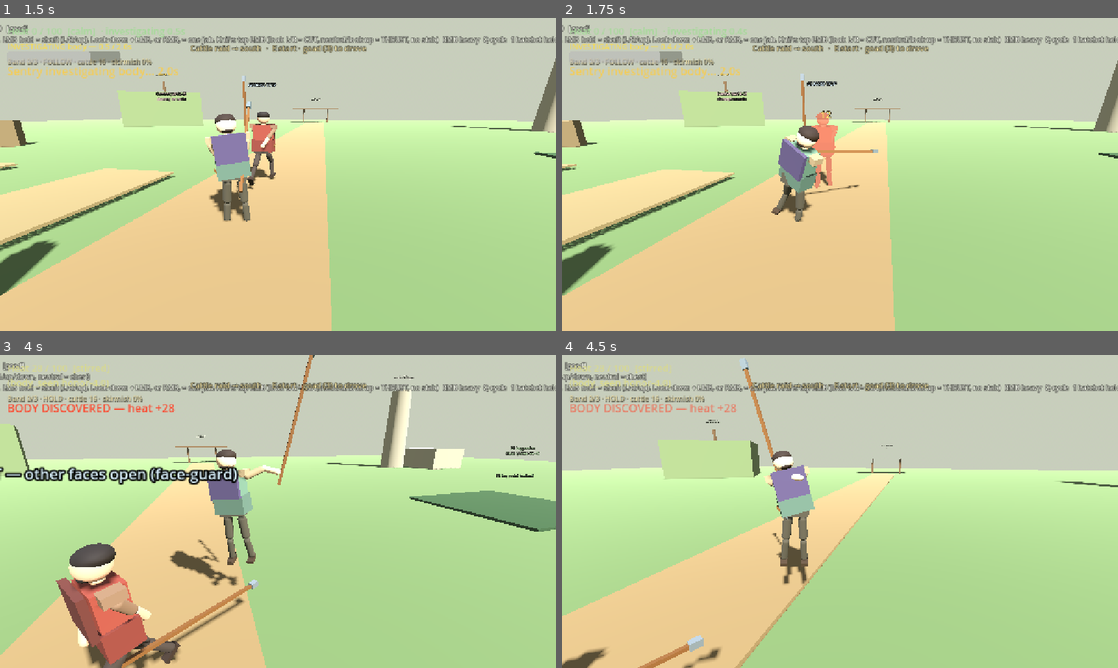
Above: before the commit, frames 1-4 (two rows, left to right).
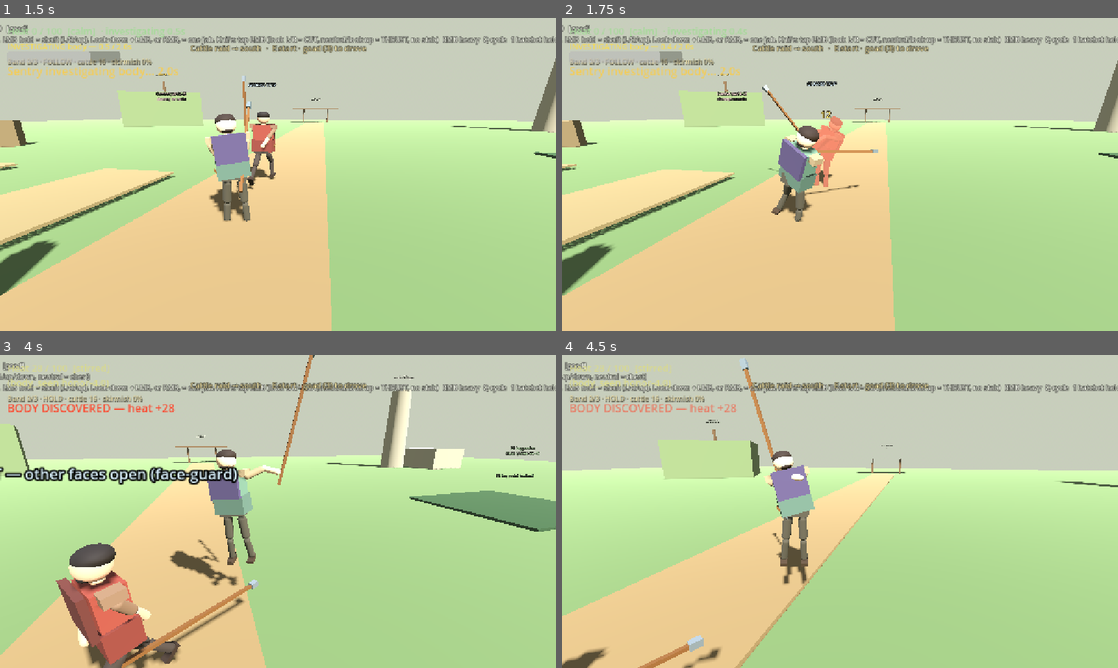
Above: after the commit, the same moments.

Repository: fortins4/devPlayground
Game: Godot game, scene res://scenes/main/main.tscn
Same seed, same stepped clock (60 frames per second), same inputs: the game is played once before the commit and once after it.
Inputs (mouse positions are in pixels of both pictures, inside the frame that each line leads up to):
- Up to frame 1 (1.5 s): tap Enter at 0.5 s; move the mouse to (305, 174) at 0.52 s; hold Right mouse button (attack_heavy) 0.53-1.28 s; hold W (move_forward) from 0.53 s (still down); click (305, 174) at 0.67 s; tap Space (jump) at 0.77 s; move the mouse to (250, 174) at 1.27 s; click (250, 174) at 1.35 s
- Up to frame 2 (1.75 s): keep holding W (move_forward); tap Space (jump) at 1.52 s
- Up to frame 3 (4 s): keep holding W (move_forward); move the mouse to (289, 505) at 2.02 s; hold H (band_toggle) 2.03-2.78 s; move the mouse to (272, 517) at 2.77 s; tap Ctrl (crouch) at 2.85 s; click (272, 517) at 2.92 s; tap Space (jump) at 3.02, 3.77 s; move the mouse to (316, 514) at 3.52 s; hold Q (cycle_weapon) from 3.53 s (still down)
- Up to frame 4 (4.5 s): keep holding W (move_forward); move the mouse to (795, 508) at 4.27 s; release Q (cycle_weapon) at 4.28 s; tap E (interact) at 4.35 s

Frame 1 is identical in both runs. In frame 2, 0.6% of the frame differs, in the area x 36-51%, y 17-55%; in frame 3, less than 0.1%; in frame 4, nothing differs.

Commit message:
feat(combat): flinch the sparring foe on a landed hit

Diff:
--- a/scripts/characters/npcs/dummy_fighter.gd
+++ b/scripts/characters/npcs/dummy_fighter.gd
@@ -16,6 +16,10 @@
 const COUNTER_TELEGRAPH_TIME := 0.38
 const STAGGER_TIME := 0.35
 const GUARD_SWITCH_SECS := 2.75
+## Same short flinch as Cian. Not a knockdown, not a second reaction.
+const HURT_FLINCH_IN_SEC := 0.10
+const HURT_FLINCH_HOLD_SEC := 0.12
+const HURT_FLINCH_OUT_SEC := 0.16
 
 enum State { IDLE, CHASE, TELEGRAPH, RECOVER, STAGGER }
 
@@ -47,6 +51,9 @@
 ## Goad jab pose. Contact while the swing is live, windup during the telegraph.
 var _jab_phase: StringName = &""
 var _jab_weapon_euler: Vector3 = Vector3.ZERO
+var _pose_root_drop: float = 0.0
+var _hurt_reacting: bool = false
+var _flinch_tween: Tween
 
 
 func _ready() -> void:
@@ -180,8 +187,17 @@
 	_tick_locomotion(delta)
 
 
+func is_hurt_flinching() -> bool:
+	return _hurt_reacting
+
+
 func _tick_locomotion(delta: float) -> void:
 	if locomotion == null:
+		return
+	if _hurt_reacting:
+		# Hold the flinch. A jab restage or a walk cycle would wipe it.
+		locomotion.tick(delta, 0.0, false, false, true, Vector3.ZERO)
+		_sync_goad_to_hand()
 		return
 	var jab_live := _jab_live()
 	if jab_live:
@@ -198,6 +214,8 @@
 
 
 func _begin_telegraph(kind: StringName, is_counter: bool) -> void:
+	if _hurt_reacting:
+		return
 	if combat == null or combat.is_dead or combat.is_attacking:
 		return
 	if _state == State.TELEGRAPH or _state == State.STAGGER:
@@ -242,10 +260,17 @@
 	_is_counter = false
 
 
-func _on_damage_taken(_amount: float, from: Node) -> void:
+func _on_damage_taken(amount: float, from: Node) -> void:
 	# Hit during telegraph cancels the swing — player can interrupt by pressing.
-	if _state == State.TELEGRAPH:
+	var interrupted := _state == State.TELEGRAPH
+	if interrupted:
 		_cancel_telegraph_stagger()
+	# A hit that gets through plays Cian's short flinch. Damage 0 never arrives here.
+	# A killing blow keeps the existing fall. The flinch is the reaction, not a counter.
+	if amount > 0.0 and combat != null and combat.health > 0.0:
+		if _play_hurt_flinch():
+			return
+	if interrupted:
 		return
 	# Reactive weak counter if close enough and off cooldown.
 	if _counter_cd > 0.0 or combat == null or combat.is_dead:
@@ -392,6 +417,74 @@
 		_guard_hint.text = "GUARD %s — other faces open (face-guard)" % name
 
 
+func _play_hurt_flinch() -> bool:
+	## Landed hit. Same pose, blend, and 0.10 / 0.12 / 0.16 timing as Cian.
+	## Whole body, feet stay under him, goad stays in the hand, shaft off the face.
+	if combat == null or locomotion == null or combat.is_dead:
+		return false
+	if combat.current_weapon != CombatSystem.Weapon.GOAD:
+		return false
+	_jab_phase = &""
+	var pose_idle: Dictionary = ToolStrikePoses.tool_idle_pose(CombatSystem.Weapon.GOAD)
+	var pose_hurt: Dictionary = ToolStrikePoses.tool_hurt_flinch_pose(CombatSystem.Weapon.GOAD)
+	var start_pose: Dictionary = _current_goad_pose(pose_idle)
+	if _flinch_tween and _flinch_tween.is_valid():
+		_flinch_tween.kill()
+	_hurt_reacting = true
+	_flinch_tween = create_tween()
+	_flinch_tween.tween_method(_blend_hurt_flinch.bind(start_pose, pose_hurt, false), 0.0, 1.0, HURT_FLINCH_IN_SEC).set_trans(Tween.TRANS_QUAD).set_ease(Tween.EASE_OUT)
+	_flinch_tween.tween_interval(HURT_FLINCH_HOLD_SEC)
+	_flinch_tween.tween_method(_blend_hurt_flinch.bind(pose_hurt, pose_idle, true), 0.0, 1.0, HURT_FLINCH_OUT_SEC).set_trans(Tween.TRANS_SINE).set_ease(Tween.EASE_IN_OUT)
+	_flinch_tween.tween_callback(_finish_hurt_flinch)
+	return true
+
+
+func _blend_hurt_flinch(t: float, from_pose: Dictionary, to_pose: Dictionary, use_slerp: bool) -> void:
+	_apply_goad_pose(ToolStrikePoses.tool_goad_flinch_blend(from_pose, to_pose, t, use_slerp))
+
+
+func _finish_hurt_flinch() -> void:
+	_hurt_reacting = false
+	if combat == null or locomotion == null or combat.is_dead:
+		return
+	_apply_goad_pose(ToolStrikePoses.tool_idle_pose(CombatSystem.Weapon.GOAD))
+
+
+func _current_goad_pose(fallback: Dictionary) -> Dictionary:
+	var pose := {}
+	for k in fallback.keys():
+		var key := String(k)
+		if key == "root_drop":
+			pose[k] = _pose_root_drop
+		elif key == "weapon":
+			pose[k] = _jab_weapon_euler
+		elif locomotion and locomotion.has_combat_additive(key):
+			pose[k] = locomotion.get_combat_additive(key)
+		else:
+			pose[k] = fallback[k]
+	pose["root_drop"] = _pose_root_drop
+	return pose
+
+
+func _apply_goad_pose(pose: Dictionary) -> void:
+	if locomotion == null:
+		return
+	var drop := 0.0
+	if pose.has("root_drop"):
+		drop = float(pose["root_drop"])
+	_pose_root_drop = drop
+	locomotion.set_root_drop(drop)
+	for k in pose.keys():
+		var key := String(k)
+		if key == "weapon":
+			_jab_weapon_euler = pose[k]
+			continue
+		if key == "root_drop" or key == "grip_slide":
+			continue
+		locomotion.set_combat_additive(key, pose[k])
+	_sync_goad_to_hand()
+
+
 func pose_goad_jab(phase: StringName) -> void:
 	## Uncharged point. Same body table as the player's jab. Not a heavy swing.
 	_jab_phase = phase
--- /dev/null
+++ b/tools/capture_goad_foe_flinch_screenshots.gd
@@ -0,0 +1,175 @@
+extends SceneTree
+## One landed hit on the sparring foe, then his ready pose.
+## xvfb + x11/opengl3. Do not run bare --headless (SubViewport stays blank).
+
+const ToolStrikePoses := preload("res://systems/combat/tool_strike_poses.gd")
+const _Loco := preload("res://scripts/characters/shared/kerne_locomotion.gd")
+
+
+func _initialize() -> void:
+	_run_capture()
+
+
+func _run_capture() -> void:
+	var out_dir := "/workspace/riocht-builds/screenshots/goad-foe-flinch"
+	DirAccess.make_dir_recursive_absolute(out_dir)
+
+	var vp := SubViewport.new()
+	vp.size = Vector2i(1280, 720)
+	vp.render_target_update_mode = SubViewport.UPDATE_ALWAYS
+	vp.transparent_bg = false
+	root.add_child(vp)
+
+	var world := Node3D.new()
+	world.name = "FoeFlinch"
+	vp.add_child(world)
+
+	var env := WorldEnvironment.new()
+	var environment := Environment.new()
+	environment.background_mode = Environment.BG_COLOR
+	environment.background_color = Color(0.45, 0.55, 0.62)
+	environment.ambient_light_source = Environment.AMBIENT_SOURCE_COLOR
+	environment.ambient_light_color = Color(0.93, 0.93, 0.96)
+	environment.ambient_light_energy = 1.15
+	env.environment = environment
+	world.add_child(env)
+
+	var light := DirectionalLight3D.new()
+	light.light_energy = 1.35
+	light.rotation_degrees = Vector3(-48.0, 36.0, 0.0)
+	world.add_child(light)
+	var fill := DirectionalLight3D.new()
+	fill.light_energy = 0.5
+	fill.rotation_degrees = Vector3(-16.0, -100.0, 0.0)
+	world.add_child(fill)
+
+	var ground := MeshInstance3D.new()
+	var plane := PlaneMesh.new()
+	plane.size = Vector2(24, 24)
+	ground.mesh = plane
+	var gmat := StandardMaterial3D.new()
+	gmat.albedo_color = Color(0.28, 0.36, 0.24)
+	ground.material_override = gmat
+	world.add_child(ground)
+
+	var floor_body := StaticBody3D.new()
+	var floor_shape := CollisionShape3D.new()
+	var box := BoxShape3D.new()
+	box.size = Vector3(24, 0.4, 24)
+	floor_shape.shape = box
+	floor_shape.position = Vector3(0, -0.2, 0)
+	floor_body.add_child(floor_shape)
+	world.add_child(floor_body)
+
+	var foe_packed := load("res://scenes/characters/npcs/dummy_fighter.tscn") as PackedScene
+	var foe := foe_packed.instantiate() as CharacterBody3D
+	world.add_child(foe)
+	foe.global_position = Vector3.ZERO
+	foe.velocity = Vector3.ZERO
+	foe.set_physics_process(false)
+	foe.set_process(false)
+	foe.process_mode = Node.PROCESS_MODE_DISABLED
+
+	var cam := Camera3D.new()
+	cam.fov = 36.0
+	world.add_child(cam)
+	var eye := Vector3(1.15, 1.28, -3.35)
+	var look := Vector3(0.05, 1.15, 0.0)
+	cam.look_at_from_position(eye, look, Vector3.UP)
+	cam.current = true
+
+	var hud := CanvasLayer.new()
+	vp.add_child(hud)
+	var panel := ColorRect.new()
+	panel.color = Color(0.08, 0.09, 0.1, 0.78)
+	panel.position = Vector2(24, 16)
+	panel.size = Vector2(1180, 64)
+	hud.add_child(panel)
+	var dir_label := Label.new()
+	dir_label.position = Vector2(36, 26)
+	dir_label.add_theme_font_size_override("font_size", 26)
+	dir_label.add_theme_color_override("font_color", Color(1.0, 0.95, 0.72))
+	hud.add_child(dir_label)
+
+	for _i in 6:
+		await process_frame
+
+	var _reg := _Loco
+	var combat := foe.get_node("CombatSystem") as CombatSystem
+	var loco := foe.get_node("KerneLocomotion") as KerneLocomotion
+	combat.set_physics_process(false)
+	combat.set_process(false)
+	combat.process_mode = Node.PROCESS_MODE_DISABLED
+	combat.hit_stop_light = 0.0
+	combat.hit_stop_heavy = 0.0
+	combat.enable_hit_feedback = false
+	if loco and loco.joints.is_empty():
+		loco.rebuild()
+
+	foe.global_position = Vector3.ZERO
+	foe.velocity = Vector3.ZERO
+	foe.rotation_degrees = Vector3.ZERO
+	if loco:
+		loco.clear_combat_additives()
+		loco.reset_to_rest()
+	combat.is_attacking = false
+	combat.attack_recovery_left = 0.0
+	combat.is_charging = false
+	combat.stamina = combat.max_stamina
+	combat.health = combat.max_health
+	combat.set_weapon(CombatSystem.Weapon.GOAD)
+	combat.set_face_guard(&"open")
+	foe._apply_goad_pose(ToolStrikePoses.tool_idle_pose(CombatSystem.Weapon.GOAD))
+
+	var goad := foe.weapon_visual.get_node_or_null("Goad") as Node3D
+	if goad == null or not goad.visible:
+		push_error("CAPTURE foe is not holding a visible goad")
+		quit(1)
+		return
+
+	var dealt := combat.apply_damage(14.0, null, true, CombatSystem.StrikeDirection.LEFT)
+	if dealt <= 0.0 or not foe.is_hurt_flinching():
+		push_error("CAPTURE hit did not play the foe flinch dealt=%s hurt=%s" % [dealt, foe.is_hurt_flinching()])
+		quit(1)
+		return
+	if foe._flinch_tween and foe._flinch_tween.is_valid():
+		foe._flinch_tween.kill()
+	foe._hurt_reacting = true
+	var flinch: Dictionary = ToolStrikePoses.tool_hurt_flinch_pose(CombatSystem.Weapon.GOAD)
+	foe._apply_goad_pose(flinch)
+	if loco:
+		loco.tick(0.016, 0.0, false, false, true, Vector3.ZERO)
+		foe._apply_goad_pose(flinch)
+	foe._sync_goad_to_hand()
+	var dur := float(foe.HURT_FLINCH_IN_SEC) + float(foe.HURT_FLINCH_HOLD_SEC) + float(foe.HURT_FLINCH_OUT_SEC)
+	print("STATE flinch dealt=", dealt, " hurt=", foe.is_hurt_flinching(), " sec=", dur, " dead=", combat.is_dead)
+	dir_label.text = "FOE FLINCH  shaft clear of the face  goad in hand"
+	cam.look_at_from_position(eye, look, Vector3.UP)
+	for _i in 5:
+		await process_frame
+	_save(vp, out_dir, "foe-flinch")
+
+	foe._hurt_reacting = false
+	foe._finish_hurt_flinch()
+	var idle: Dictionary = ToolStrikePoses.tool_idle_pose(CombatSystem.Weapon.GOAD)
+	if loco:
+		loco.tick(0.016, 0.0, false, false, false, Vector3.ZERO)
+		foe._apply_goad_pose(idle)
+	foe._sync_goad_to_hand()
+	print("STATE ready hurt=", foe.is_hurt_flinching(), " dead=", combat.is_dead, " goad=", goad.visible)
+	dir_label.text = "FOE BACK IN THE READY POSE"
+	cam.look_at_from_position(Vector3(2.15, 1.35, -2.4), look, Vector3.UP)
+	for _i in 5:
+		await process_frame
+	_save(vp, out_dir, "foe-ready")
+
+	print("CAPTURE_DONE dir=", out_dir)
+	quit(0)
+
+
+func _save(vp: SubViewport, out_dir: String, file_name: String) -> void:
+	var img: Image = vp.get_texture().get_image()
+	var path := "%s/%s.png" % [out_dir, file_name]
+	var err := img.save_png(path)
+	if err != OK:
+		push_error("CAPTURE save failed %s %s" % [path, err])
--- a/tools/smoke_sparring_foe.gd
+++ b/tools/smoke_sparring_foe.gd
@@ -130,6 +130,12 @@
 	if stopped > 0.01 or pc.health < pc.max_health - 0.01:
 		push_error("SMOKE_FAIL low guard did not stop the foe jab")
 		return false
+	if player._hurt_reacting:
+		push_error("SMOKE_FAIL stopped jab flinched Cian")
+		return false
+	if foe.is_hurt_flinching():
+		push_error("SMOKE_FAIL stopped jab flinched the foe")
+		return false
 	pc.health = pc.max_health
 	pc.stamina = pc.max_stamina
 	if not pc.set_shaft_block(true):
@@ -140,5 +146,22 @@
 	if leaked < 14.0:
 		push_error("SMOKE_FAIL high guard stopped the jab")
 		return false
+	var zero := fc.apply_damage(0.0, player, true, CombatSystem.StrikeDirection.LEFT)
+	if zero > 0.01 or foe.is_hurt_flinching():
+		push_error("SMOKE_FAIL zero damage flinched the foe")
+		return false
+	fc.set_face_guard(&"open")
+	fc.health = fc.max_health
+	var landed := fc.apply_damage(12.0, player, true, CombatSystem.StrikeDirection.LEFT)
+	if landed <= 0.01 or not foe.is_hurt_flinching():
+		push_error("SMOKE_FAIL landed hit did not flinch the foe dealt=%.1f" % landed)
+		return false
+	var dur := float(foe.HURT_FLINCH_IN_SEC) + float(foe.HURT_FLINCH_HOLD_SEC) + float(foe.HURT_FLINCH_OUT_SEC)
+	if absf(dur - 0.38) > 0.001:
+		push_error("SMOKE_FAIL foe flinch timing is not 0.38s (%.3f)" % dur)
+		return false
+	if foe._flinch_tween and foe._flinch_tween.is_valid():
+		foe._flinch_tween.kill()
 	print("SMOKE goad_jab uncharged low-stops high-open")
+	print("SMOKE goad_jab stopped dealt 0 no-flinch")
 	return true
